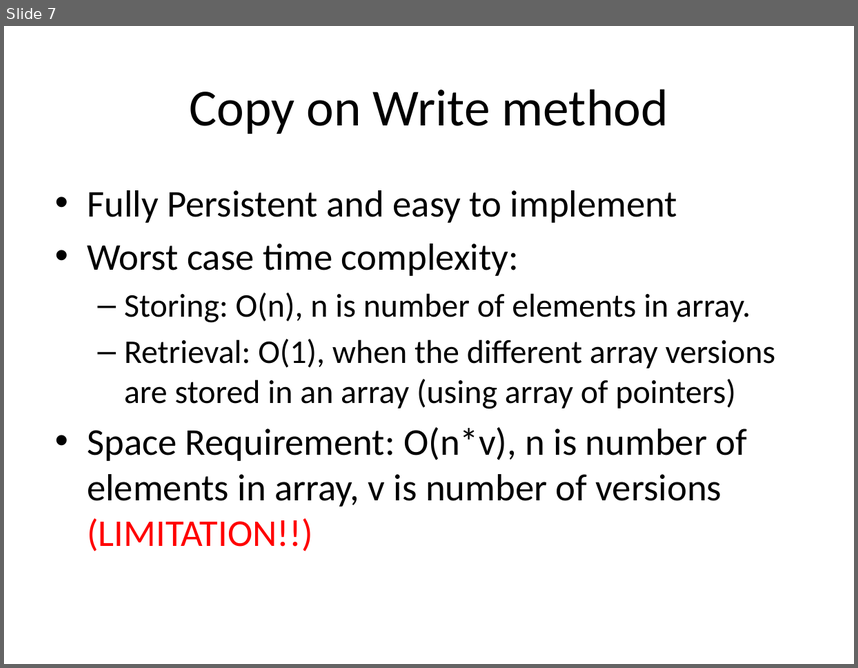
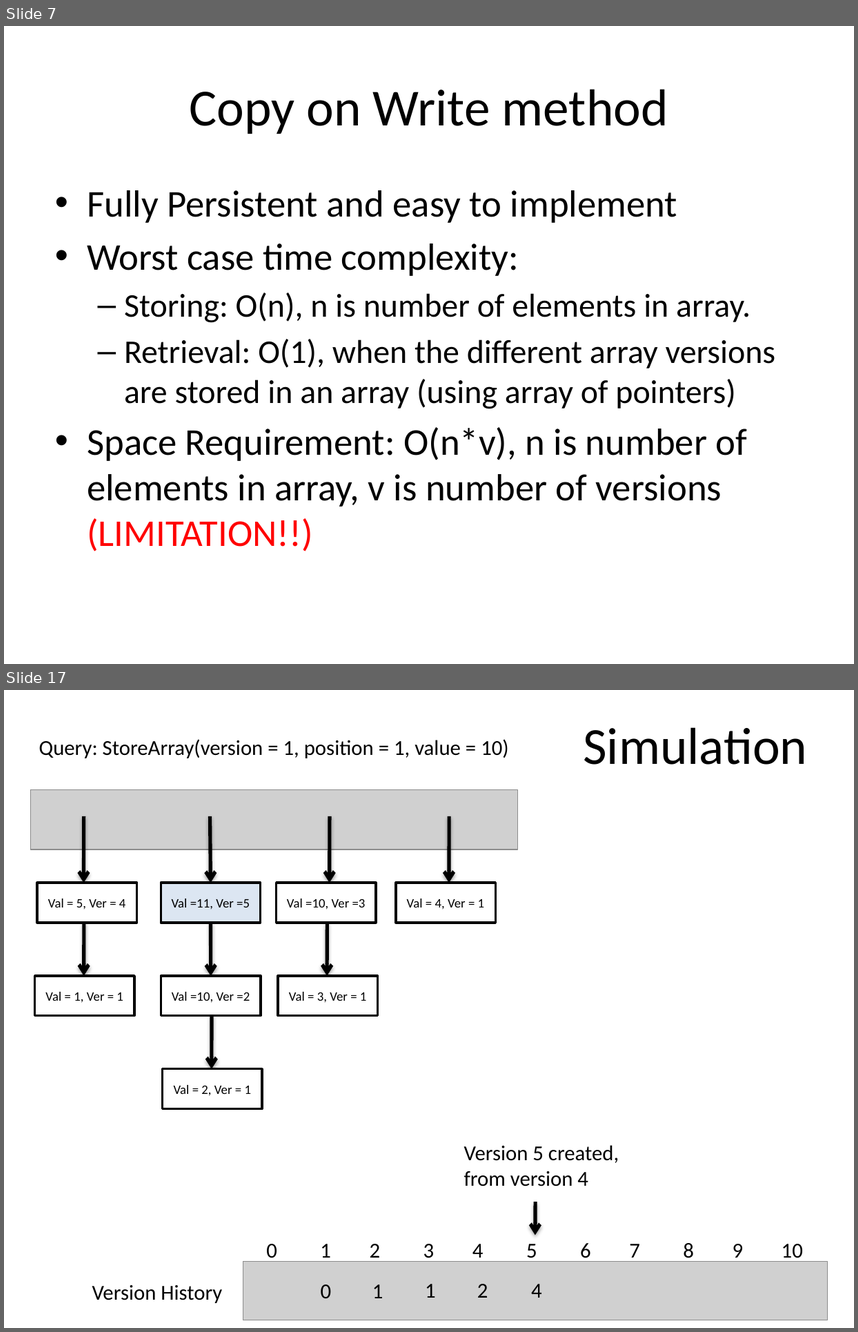
Before and after one commit to SirArthur7/PersistantDataStructure, a slide deck: Kanko/Persistent Array.pptx. Shown one above the other, each under a label of ours: slide 7 before the commit, slides 7 and 17 after it; the slides between them are not shown. The pictures are 858x668 and 858x1332 pixels, drawn with LibreOffice and Linux fonts; fonts in the diff are those of the drawing; grey boxes stand for pictures. Boxes give left, top, right and bottom in pixels: in the first picture for what was removed or moved away, otherwise in the second. Text is boxed around its words. In the diff, an @@ line names an element or a change of style, - is before the commit and + after.

```diff
--- a/Kanko/Persistent Array.pptx
+++ b/Kanko/Persistent Array.pptx
@@ slide 17 added at (x1=4, y1=690, x2=854, y2=1328), background #FFFFFF @@
@@ title added at (x1=583, y1=727, x2=807, y2=765), 44 pt, text #000000 @@
+Simulation
@@ text added at (x1=39, y1=739, x2=509, y2=758), 18 pt, text #000000 @@
+Query: StoreArray(version = 1, position = 1, value = 10)
@@ picture added at (x1=30, y1=789, x2=517, y2=849) @@
@@ arrow added from (84, 816) to (84, 883), #000000 3 pt @@
@@ arrow added from (210, 816) to (210, 883), #000000 3 pt @@
@@ arrow added from (330, 816) to (330, 882), #000000 3 pt @@
@@ arrow added from (450, 816) to (450, 882), #000000 3 pt @@
@@ rectangle added at (x1=37, y1=883, x2=136, y2=923), fill #FFFFFF, outline #000000 2 pt, 11 pt, text #000000 @@
+Val = 5, Ver = 4
@@ rectangle added at (x1=161, y1=883, x2=260, y2=923), fill #DCE6F2, outline #000000 2 pt, 11 pt, text #000000 @@
+Val =11, Ver =5
@@ rectangle added at (x1=276, y1=883, x2=375, y2=923), fill #FFFFFF, outline #000000 2 pt, 11 pt, text #000000 @@
+Val =10, Ver =3
@@ rectangle added at (x1=396, y1=883, x2=495, y2=923), fill #FFFFFF, outline #000000 2 pt, 11 pt, text #000000 @@
+Val = 4, Ver = 1
@@ arrow added from (84, 922) to (84, 976), #000000 3 pt @@
@@ arrow added from (210, 922) to (210, 976), #000000 3 pt @@
@@ arrow added from (327, 922) to (327, 976), #000000 3 pt @@
@@ rectangle added at (x1=34, y1=976, x2=134, y2=1016), fill #FFFFFF, outline #000000 2 pt, 11 pt, text #000000 @@
+Val = 1, Ver = 1
@@ rectangle added at (x1=161, y1=976, x2=261, y2=1016), fill #FFFFFF, outline #000000 2 pt, 11 pt, text #000000 @@
+Val =10, Ver =2
@@ rectangle added at (x1=278, y1=976, x2=377, y2=1016), fill #FFFFFF, outline #000000 2 pt, 11 pt, text #000000 @@
+Val = 3, Ver = 1
@@ arrow added from (212, 1016) to (212, 1068), #000000 3 pt @@
@@ rectangle added at (x1=162, y1=1068, x2=261, y2=1108), fill #FFFFFF, outline #000000 2 pt, 11 pt, text #000000 @@
+Val = 2, Ver = 1
@@ text added at (x1=464, y1=1145, x2=619, y2=1186), 18 pt, text #000000 @@
+Version 5 created,
+from version 4
@@ arrow added from (535, 1202) to (535, 1235), #000000 3 pt @@
@@ text added at (x1=266, y1=1243, x2=803, y2=1263), 18 pt, text #000000 @@
+0 1 2 3 4 5 6 7 8 9 10
@@ picture added at (x1=243, y1=1261, x2=828, y2=1320) @@
@@ text added at (x1=92, y1=1285, x2=222, y2=1303), 18 pt, text #000000 @@
+Version History
@@ text added at (x1=321, y1=1284, x2=332, y2=1298), 18 pt, text #000000 @@
+0
@@ text added at (x1=372, y1=1284, x2=383, y2=1298), 18 pt, text #000000 @@
+1
@@ text added at (x1=425, y1=1283, x2=436, y2=1297), 18 pt, text #000000 @@
+1
@@ text added at (x1=477, y1=1283, x2=488, y2=1297), 18 pt, text #000000 @@
+2
@@ text added at (x1=531, y1=1283, x2=542, y2=1297), 18 pt, text #000000 @@
+4
```
Also in this commit, not shown: 1 slide changed, 9 other slides added.
